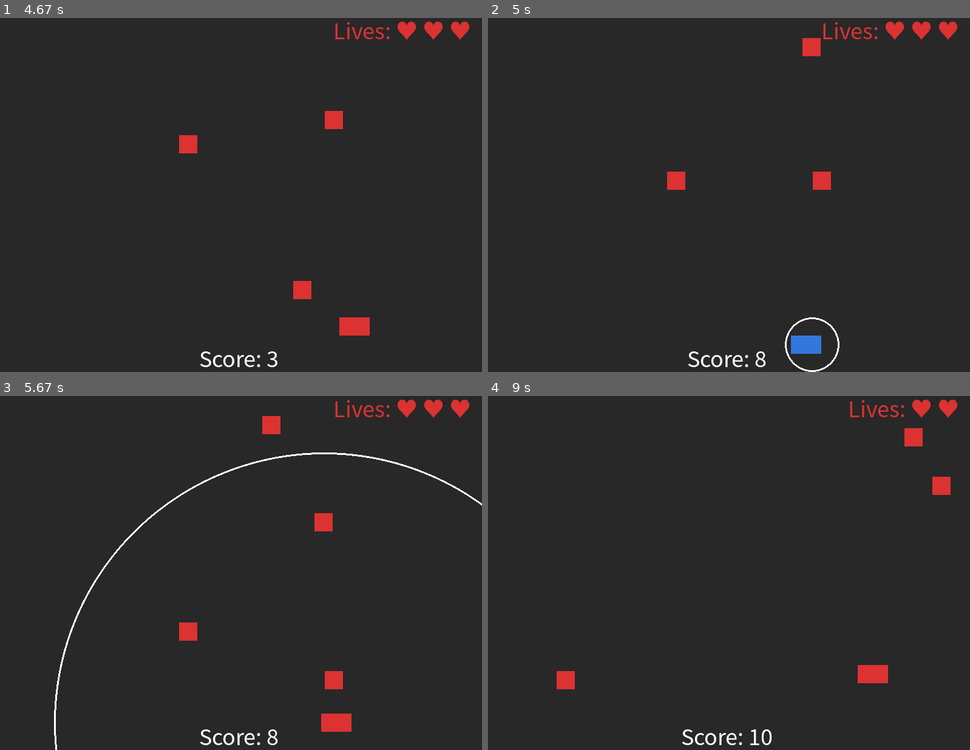
Above: before the commit, frames 1-4 (two rows, left to right).
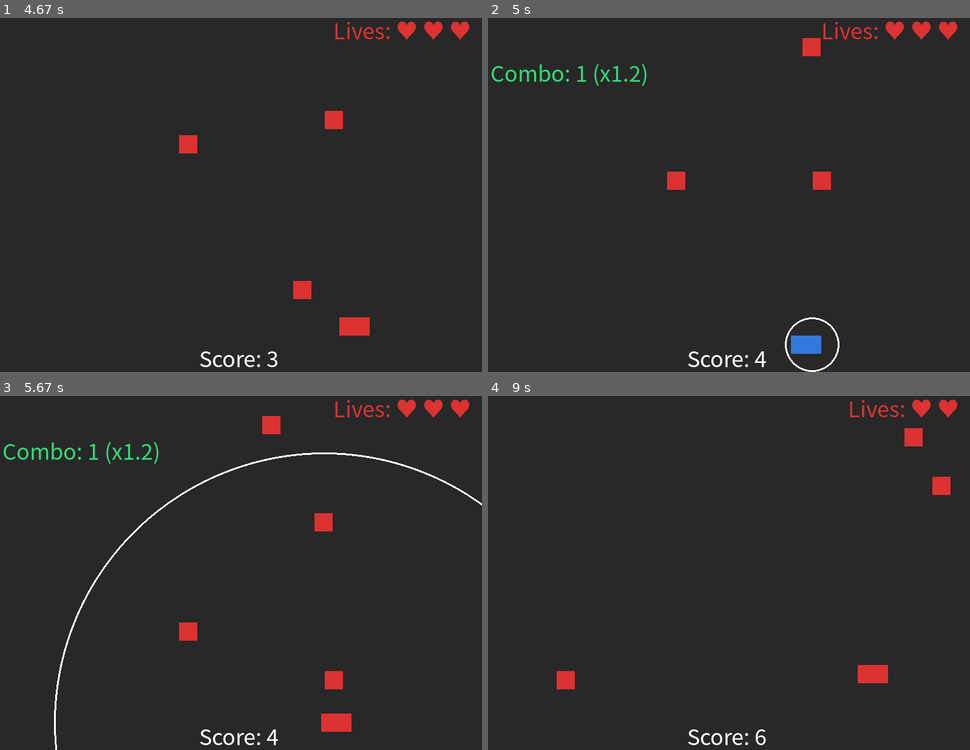
Above: after the commit, the same moments.

Repository: 20260184-commits/my-game
Game: pygame game, started from week5/week5.py
Two runs of this game, one before a commit and one after it. Both use one fixed random seed, a clock stepped at 60 frames per second and the inputs below.
Inputs:
- Up to frame 1 (4.67 s): tap Space at 0.33, 0.73, 1.03, 1.23, 1.57, 1.87, 2.07, 2.37, 2.63, 2.97, 3.27, 3.4, 3.8, 4.1, 4.47 s; hold Right 0.67-1.13 s; hold Up 1.17-1.47 s; hold Right 1.5-1.97 s; hold Left 2-2.53 s; hold Down 2.57-2.87 s; hold Left 2.9-3.3 s; hold Up 3.33-3.7 s; hold Right 3.73-4.37 s; hold Down from 4.4 s (still down)
- Up to frame 2 (5 s): release Down at 4.77 s; hold Left from 4.8 s (still down); tap Space at 4.87 s
- Up to frame 3 (5.67 s): tap Space at 5.17, 5.37 s; release Left at 5.27 s; hold Right from 5.3 s (still down)
- Up to frame 4 (9 s): tap Space at 5.67, 6.2, 6.5, 6.7, 7, 7.27, 7.6, 7.9, 8.03, 8.43, 8.73 s; release Right at 5.77 s; hold Right 6.13-6.6 s; hold Left 6.63-7.17 s; hold Down 7.2-7.5 s; hold Left 7.53-7.93 s; hold Up 7.97-8.33 s; hold Right from 8.37 s (still down)

Frame 1 is identical in both runs. In frame 2, 0.5% of the frame differs, in the area x 0-58%, y 12-99%; in frame 3, 0.5%; in frame 4, 0.4%.

Commit message:
콤보 시스템 및 점수 배율 로직 추가

Diff:
--- a/week5/week5.py
+++ b/week5/week5.py
@@ -4,9 +4,10 @@
 
 pygame.init()
 
-# --- 패링 관련 설정 ---
+# --- 패링 및 콤보 관련 설정 ---
 PARRY_DURATION = 15
 PARRY_COOLDOWN = 45
+COMBO_DURATION = 600  # 10초 (60 FPS * 10)
 
 def get_korean_font(size):
     candidates = ["malgungothic", "applegothic", "nanumgothic", "notosanscjk"]
@@ -46,12 +47,20 @@
     speed = random.randint(level_cfg["min_speed"], level_cfg["max_speed"])
     return pygame.Rect(x, -ENEMY_H, ENEMY_W, ENEMY_H), speed
 
-def draw_hud(score, lives, score_timer):
+def draw_hud(score, lives, score_timer, combo_count, combo_multiplier, combo_timer):
+    # 점수 UI
     if score_timer > 0:
         score_text = f"Score: {score}"
         score_surf = font.render(score_text, True, WHITE)
         screen.blit(score_surf, ((WIDTH - score_surf.get_width()) // 2, HEIGHT - 50))
 
+    # 콤보 UI
+    if combo_count > 0:
+        combo_text = f"Combo: {combo_count} (x{combo_multiplier:.1f})"
+        combo_surf = font.render(combo_text, True, GREEN)
+        screen.blit(combo_surf, (10, 80))
+
+    # 라이브 UI
     lives_text = f"Lives: {'♥ ' * lives}"
     lives_surface = font.render(lives_text, True, RED)
     screen.blit(lives_surface, (WIDTH - lives_surface.get_width() - 10, 10))
@@ -73,7 +82,7 @@
 def main():
     player = pygame.Rect(WIDTH // 2 - PLAYER_W // 2, HEIGHT - 60, PLAYER_W, PLAYER_H)
     enemies = []
-    parry_effects = [] # 패링 이펙트 리스트
+    parry_effects = []
     score = 0
     last_score = 0
     lives = 3
@@ -84,6 +93,11 @@
     parry_successful = False
     cooldown_timer = 0
     score_timer = 0
+
+    # 콤보 변수
+    combo_count = 0
+    combo_multiplier = 1.0
+    combo_timer = 0
 
     level_idx = 0
     level_cfg = LEVELS[level_idx]
@@ -105,7 +119,7 @@
 
         if score_timer > 0: score_timer -= 1
 
-        # 타이머 관리
+        # 타이머 및 콤보 관리
         if parry_timer > 0:
             parry_timer -= 1
             if parry_timer == 0 and not parry_successful:
@@ -114,9 +128,15 @@
         if cooldown_timer > 0:
             cooldown_timer -= 1
 
+        if combo_timer > 0:
+            combo_timer -= 1
+        else:
+            combo_count = 0
+            combo_multiplier = 1.0
+
         # 이펙트 업데이트
         for fx in parry_effects[:]:
-            fx["radius"] += 10 # 1초(60프레임) 동안 600까지 커지도록 속도 설정
+            fx["radius"] += 10
             if fx["radius"] >= fx["max_radius"]:
                 parry_effects.remove(fx)
 
@@ -149,7 +169,12 @@
                 hit_something = False
                 for pair in enemies:
                     if player.colliderect(pair[0]):
-                        score += 5
+                        # 콤보 및 점수 적용
+                        combo_count += 1
+                        combo_multiplier = round(combo_multiplier * 1.2, 2)
+                        combo_timer = COMBO_DURATION
+                        score += int(1 * combo_multiplier)
+
                         hit_something = True
                     else:
                         new_enemies.append(pair)
@@ -158,7 +183,6 @@
                 if hit_something:
                     parry_timer = 0
                     parry_successful = True
-                    # 이펙트 추가: 플레이어 중심, 반지름 25에서 시작, 최대 반지름 600
                     parry_effects.append({"center": player.center, "radius": 25, "max_radius": 600})
             else:
                 for pair in enemies:
@@ -166,6 +190,10 @@
                         lives -= 1
                         invincible = 90
                         enemies.clear()
+                        # 콤보 초기화
+                        combo_count = 0
+                        combo_multiplier = 1.0
+                        combo_timer = 0
                         if lives <= 0:
                             if game_over_screen(score):
                                 main()
@@ -177,7 +205,6 @@
 
         screen.fill(GRAY)
 
-        # 이펙트 그리기 (흰색)
         for fx in parry_effects:
             pygame.draw.circle(screen, WHITE, fx["center"], int(fx["radius"]), 3)
 
@@ -195,7 +222,7 @@
         for pair in enemies:
             pygame.draw.rect(screen, RED, pair[0])
 
-        draw_hud(score, lives, score_timer)
+        draw_hud(score, lives, score_timer, combo_count, combo_multiplier, combo_timer)
         pygame.display.flip()
 
 main()
